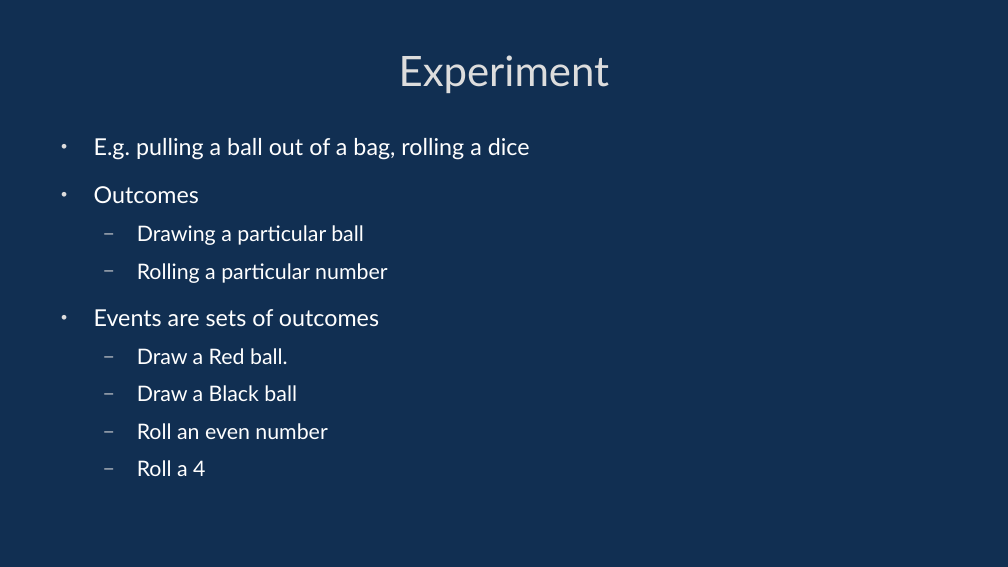
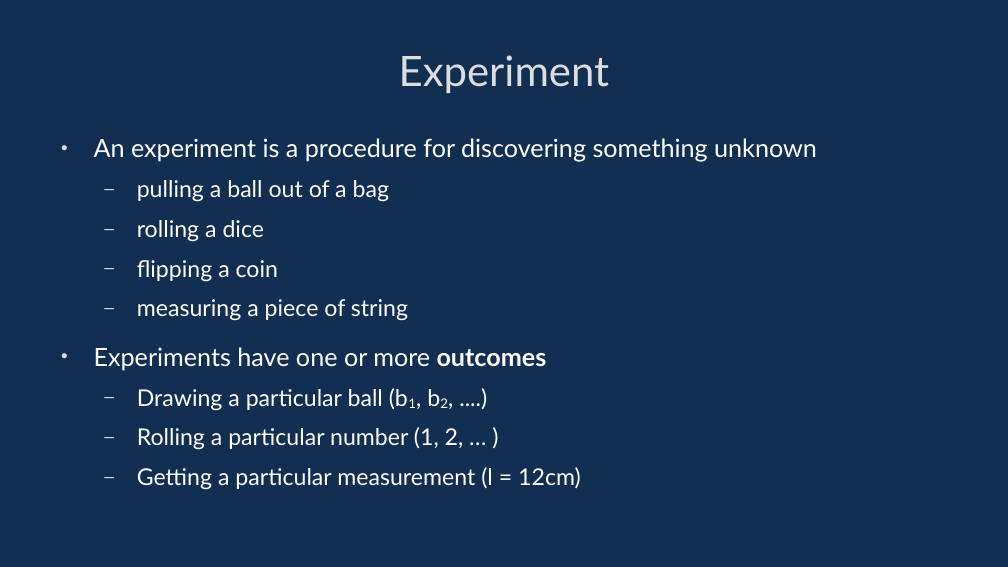
Before and after one commit to davidgundry/maths22-23, a slide deck: slide 8 of slides/maths-10-probability.odp (slide 4 before the commit). Drawn at 1008x567 pixels with LibreOffice and Linux fonts; fonts in the diff are those of the drawing. Boxes give left, top, right and bottom in pixels: in the first picture for what was removed or moved away, otherwise in the second. Text is boxed around its words. In the diff, an @@ line names an element or a change of style, - is before the commit and + after.

Commit message:
Final lectures

```diff
--- a/slides/maths-10-probability.odp
+++ b/slides/maths-10-probability.odp
@@ text at box(94, 138, 817, 490): text changed; size 16.8 to 18.2 pt @@
-• E.g. pulling a ball out of a bag, rolling a dice
-• Outcomes
-  – Drawing a particular ball
-  – Rolling a particular number
-• Events are sets of outcomes
-  – Draw a Red ball.
-  – Draw a Black ball
-  – Roll an even number
-  – Roll a 4
+• An experiment is a procedure for discovering something unknown
+  – pulling a ball out of a bag
+  – rolling a dice
+  – flipping a coin
+  – measuring a piece of string
+• Experiments have one or more outcomes
+  – Drawing a particular ball (b1, b2, ....)
+  – Rolling a particular number (1, 2, … )
+  – Getting a particular measurement (l = 12cm)
```
Also in this commit, not shown: 5 other slides changed, 5 slides added, 19 other files.
